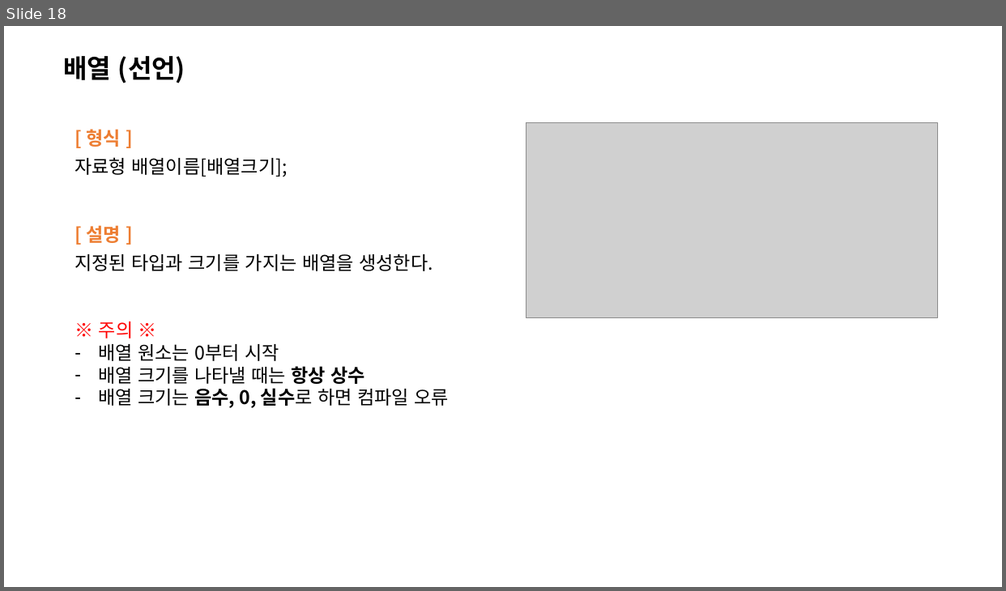
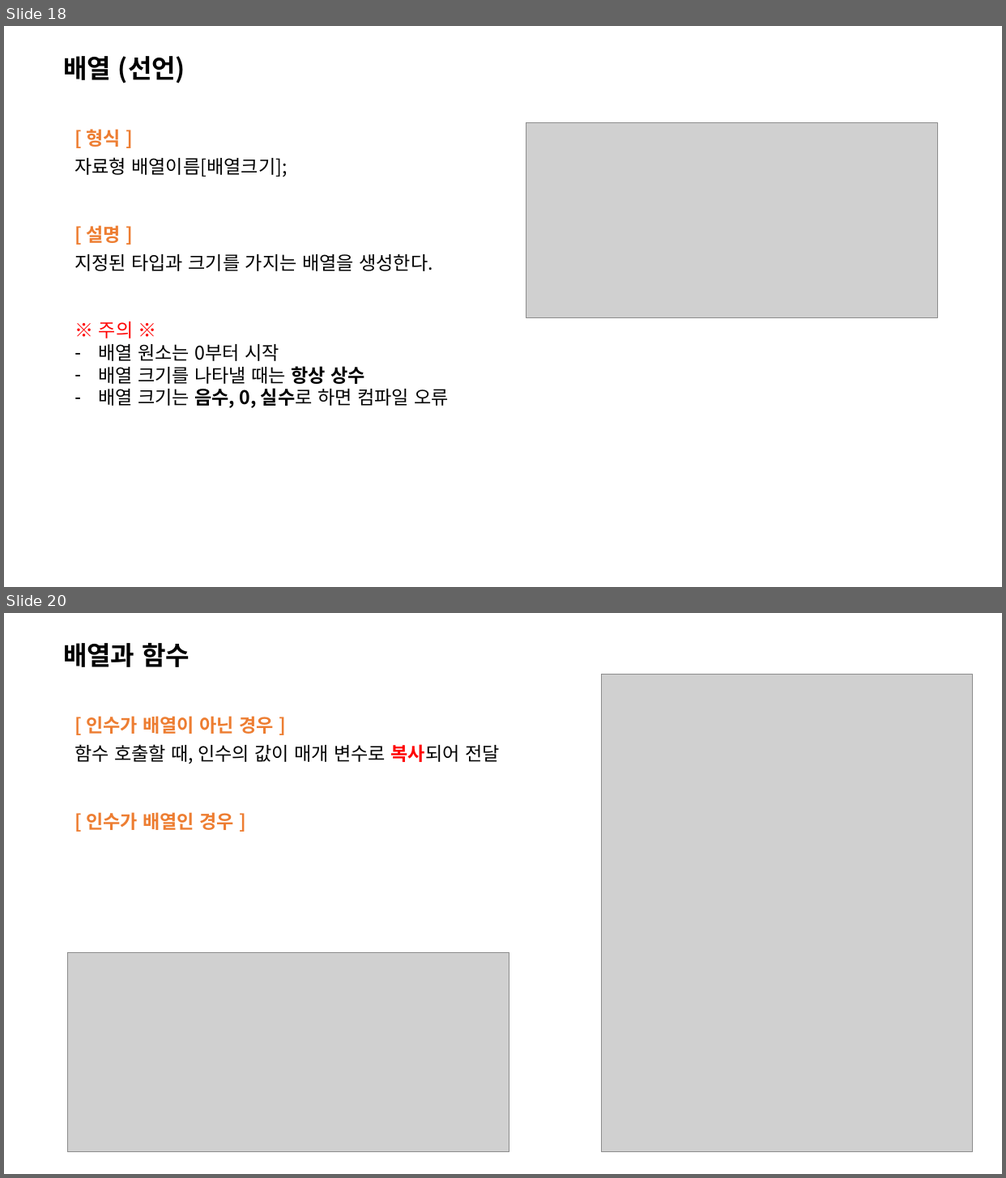
Before and after one commit to HyunKyu-Song/etc, a slide deck: C언어 기본 문법.pptx. Shown one above the other, each under a label of ours: slide 18 before the commit, slides 18 and 20 after it; the slides between them are not shown. The pictures are 1006x591 and 1006x1178 pixels, drawn with LibreOffice and Linux fonts; fonts in the diff are those of the drawing; grey boxes stand for pictures. Boxes give left, top, right and bottom in pixels: in the first picture for what was removed or moved away, otherwise in the second. Text is boxed around its words. In the diff, an @@ line names an element or a change of style, - is before the commit and + after.

```diff
--- a/C언어 기본 문법.pptx
+++ b/C언어 기본 문법.pptx
@@ slide 20 added at [4, 613, 1002, 1174], background #FFFFFF @@
@@ text added at [63, 643, 189, 667], 25 pt, text #000000, bold @@
+배열과 함수
@@ picture added at [602, 675, 973, 1152] @@
@@ text added at [74, 716, 500, 830], 18 pt, text #ED7D31, bold @@
+[ 인수가 배열이 아닌 경우 ]
+함수 호출할 때, 인수의 값이 매개 변수로 복사되어 전달
+[ 인수가 배열인 경우 ]
@@ picture added at [68, 953, 510, 1152] @@
```
Also in this commit, not shown: 3 slides changed, 21 other slides added, 3 other files.
